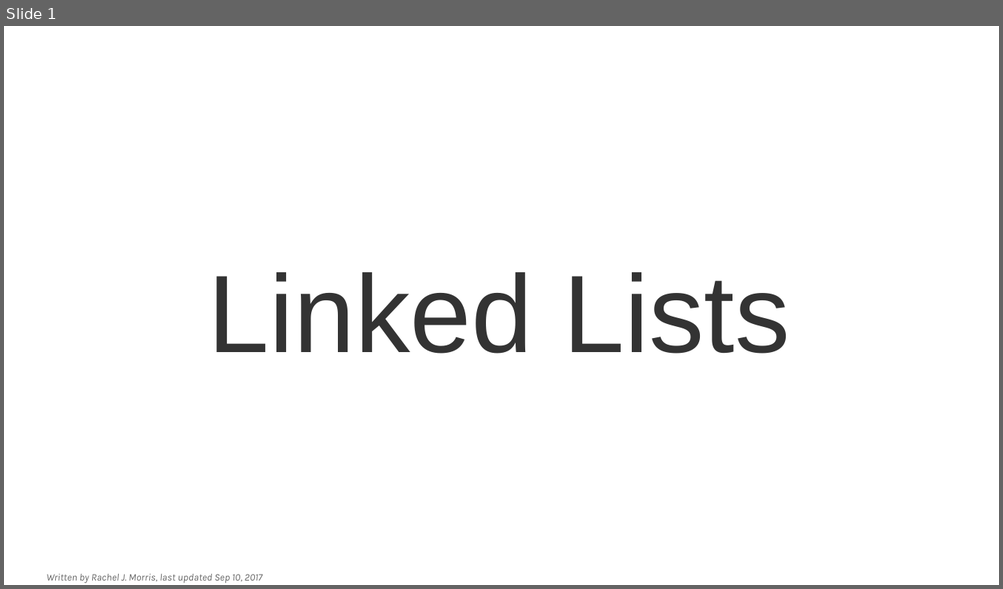
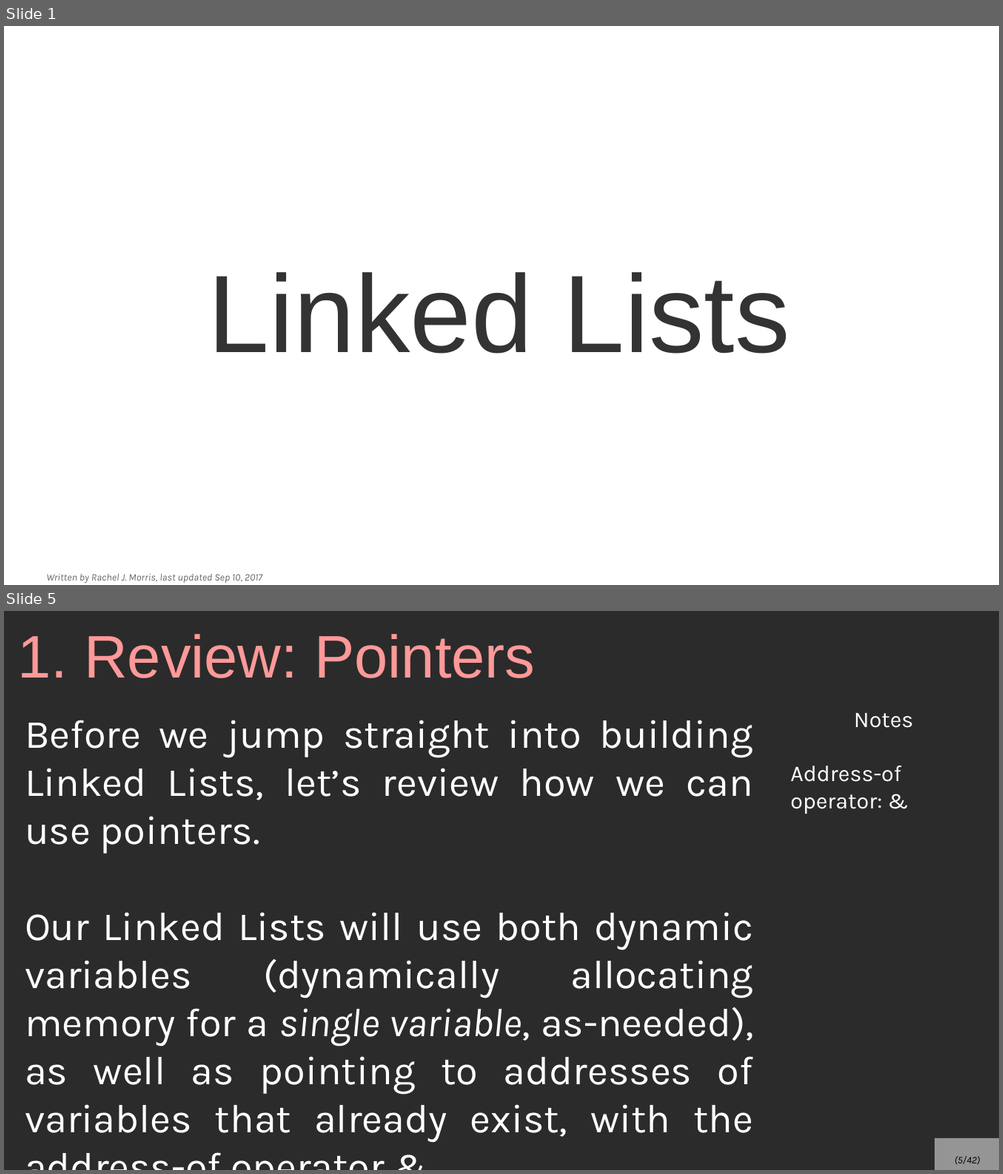
Before and after one commit to mariamhabib/CS250-Data-Structures, a slide deck: Lectures/7_Linked_Lists.odp. Shown one above the other, each under a label of ours: slide 1 before the commit, slides 1 and 5 after it; the slides between them are not shown. The pictures are 1003x589 and 1003x1174 pixels, drawn with LibreOffice and Linux fonts; fonts in the diff are those of the drawing; background and template pictures are left out; a plain dark background stands for a picture behind light text. Boxes give left, top, right and bottom in pixels: in the first picture for what was removed or moved away, otherwise in the second. Text is boxed around its words. In the diff, an @@ line names an element or a change of style, - is before the commit and + after.

```diff
--- a/Lectures/7_Linked_Lists.odp
+++ b/Lectures/7_Linked_Lists.odp
@@ slide 5 added at [4, 611, 999, 1170], background picture (left out) @@
@@ title added at [17, 634, 535, 678], 48 pt, text #FF9999 @@
+1. Review: Pointers
@@ text added at [25, 720, 754, 1142], 32 pt, text #FFFFFF @@
+Before we jump straight into building Linked Lists, let’s review how we can use pointers.
+Our Linked Lists will use both dynamic variables (dynamically allocating memory for a single variable, as-needed), as well as pointing to addresses of variables that already exist, with the address-of operator &.
@@ text added at [790, 713, 913, 814], 18 pt, text #FFFFFF @@
+Notes
+Address-of operator: &
@@ page number added at [934, 1139, 999, 1170], fill #FFFFFF at 50% opacity, 8 pt, text #000000, italic @@
+(5/42)
```
Also in this commit, not shown: 1 slide changed, 38 other slides added, 2 slides removed.
